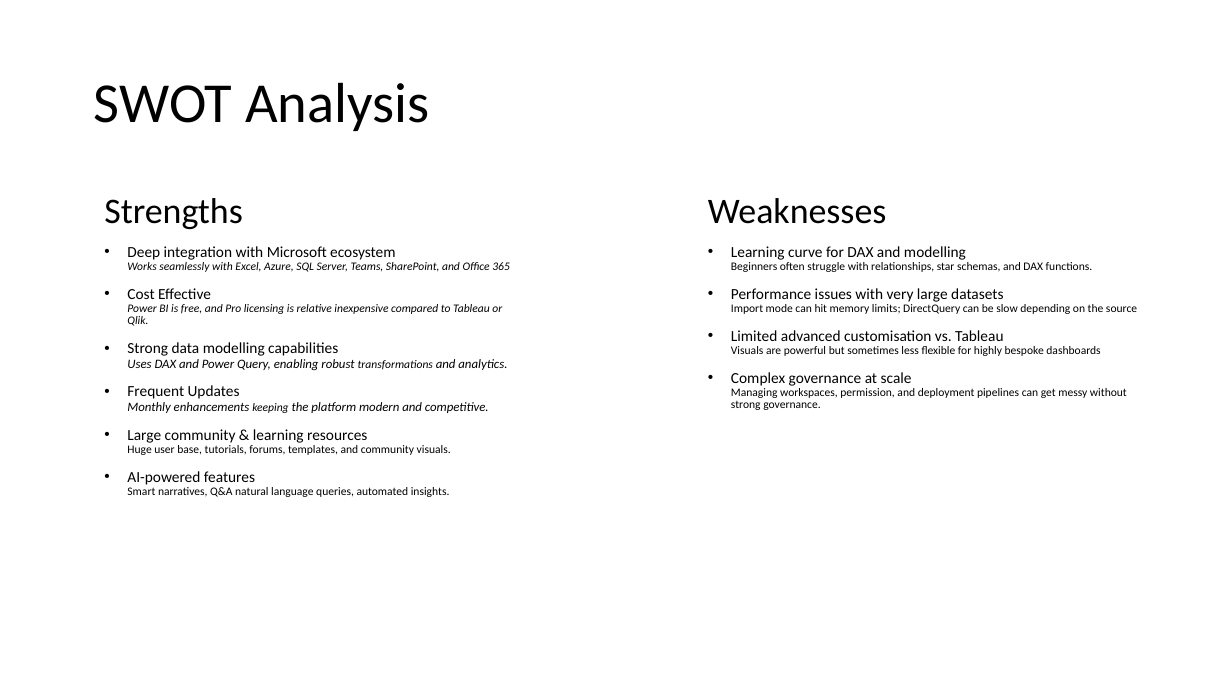
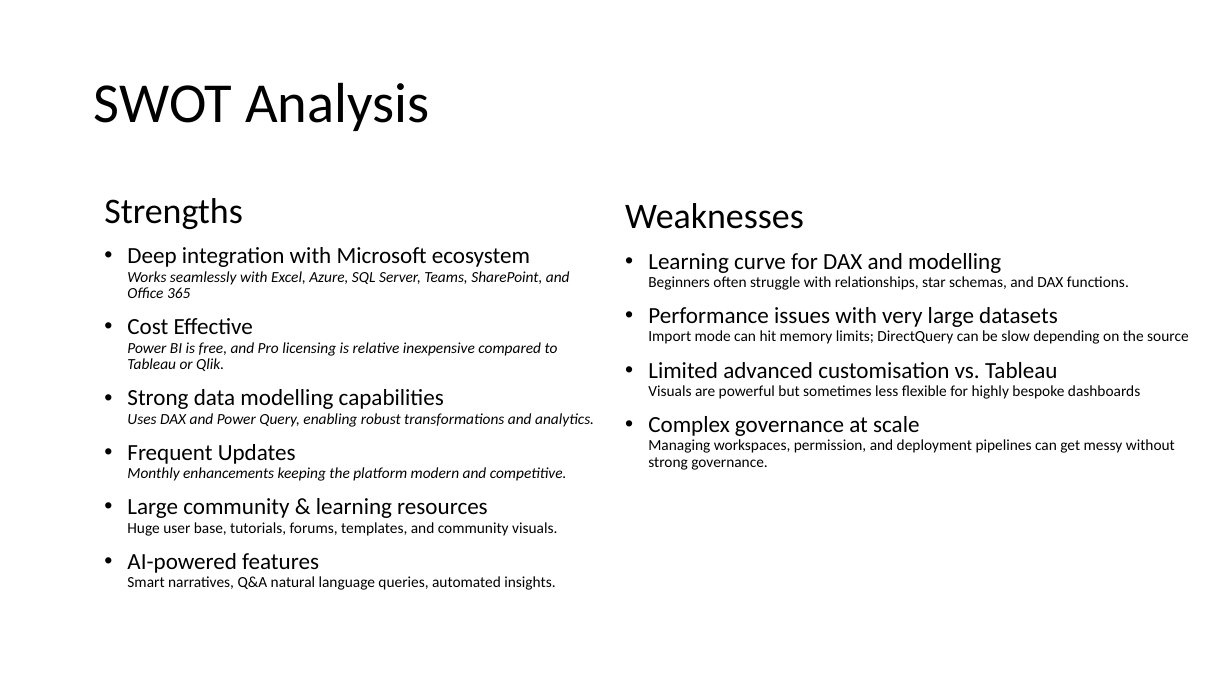
Before and after one commit to paulrot26/Module4, a slide deck: slide 3 of PowerBI.pptx. Drawn at 1232x693 pixels with LibreOffice and Linux fonts; fonts in the diff are those of the drawing. Boxes give left, top, right and bottom in pixels: in the first picture for what was removed or moved away, otherwise in the second. Text is boxed around its words. In the diff, an @@ line names an element or a change of style, - is before the commit and + after.

```diff
--- a/PowerBI.pptx
+++ b/PowerBI.pptx
@@ text "Weaknesses": place and size @@
-text "Weaknesses" at [708, 198, 1137, 410]
+text "Weaknesses" at [625, 203, 1188, 470]
@@ text at [127, 247, 594, 590]: size 12 to 18 pt in "Deep integration with Microsoft ecosystem", "Cost Effective", "Strong data modelling capabilities", "Frequent Updates" and 2 more places; size 9 to 12 pt in "Works seamlessly with Excel, Azure, SQL Server, ...", "Power BI is free, and Pro licensing ...", "transformations", "keeping" and 2 more places; size 10 to 12 pt in "Uses DAX and Power Query, enabling robust ...", "Monthly enhancements the platform modern and competitive." @@
@@ text at [648, 253, 1188, 470]: size 12 to 18 pt in "Learning curve for DAX and modelling", "Performance issues with very large datasets", "Limited advanced customisation vs. Tableau", "Complex governance at scale"; size 9 to 12 pt in "Beginners often struggle with relationships, star schemas, ...", "Import mode can hit memory limits; DirectQuery ...", "Visuals are powerful but sometimes less flexible ...", "Managing workspaces, permission, and deployment pipelines ca ..." @@
```
Also in this commit, not shown: 4 other slides changed, 2 slides added.
